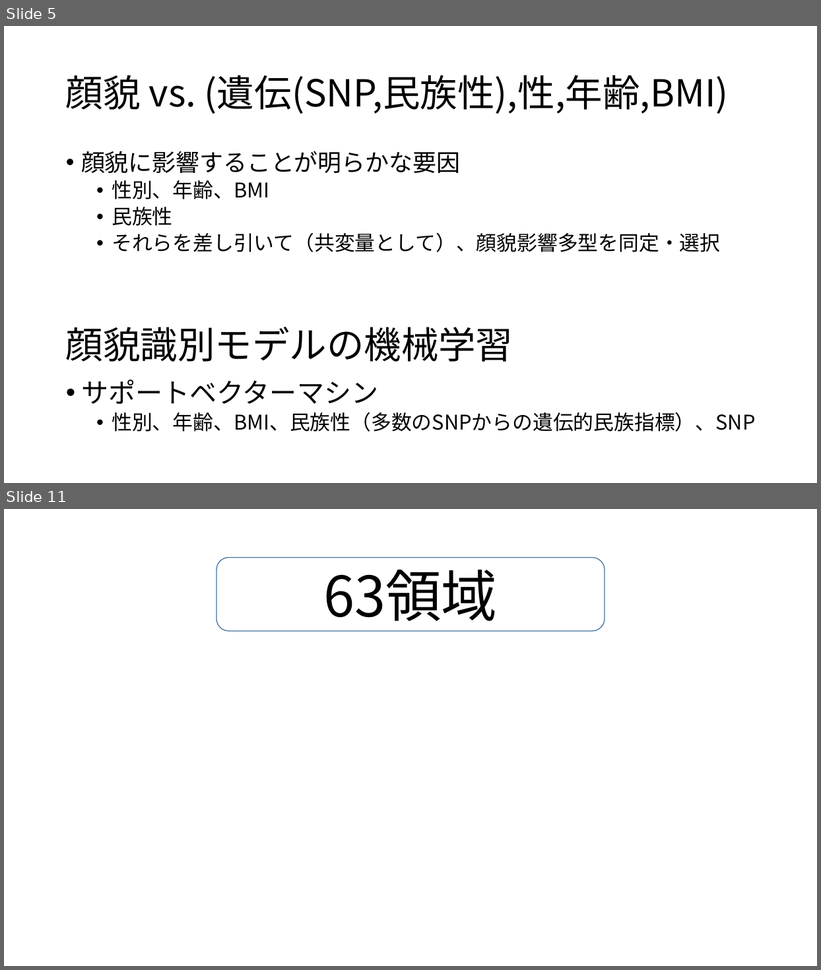
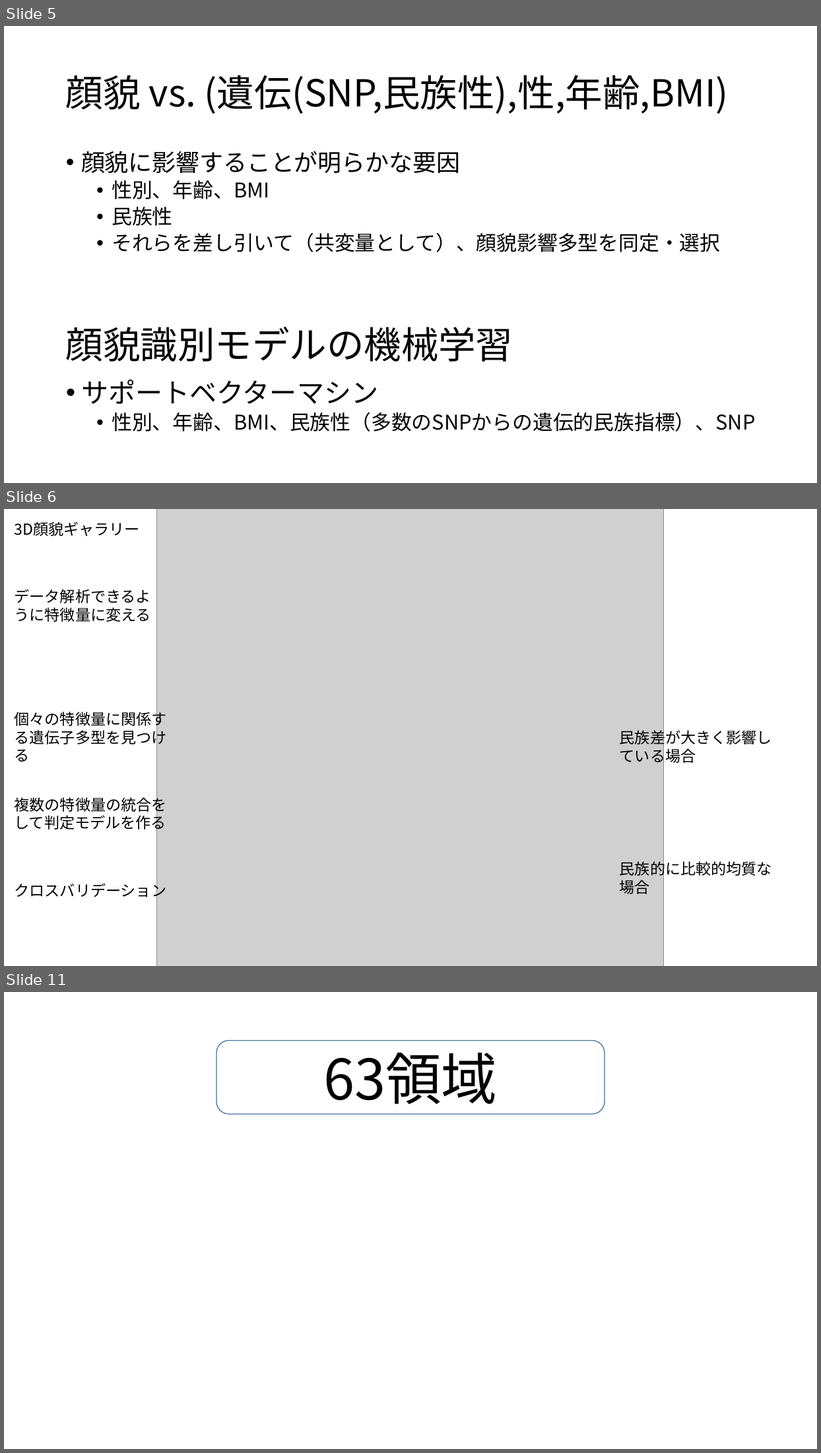
Before and after one commit to ryamada22/atom, a slide deck: Lectures2019/FacialDNA.pptx. Shown one above the other, each under a label of ours: slides 5 and 11 before the commit, slides 5, 6 and 11 after it; the slides between them are not shown. The pictures are 821x970 and 821x1453 pixels, drawn with LibreOffice and Linux fonts; fonts in the diff are those of the drawing; grey boxes stand for pictures; background and template pictures are left out. Boxes give left, top, right and bottom in pixels: in the first picture for what was removed or moved away, otherwise in the second. Text is boxed around its words. In the diff, an @@ line names an element or a change of style, - is before the commit and + after.

```diff
--- a/Lectures2019/FacialDNA.pptx
+++ b/Lectures2019/FacialDNA.pptx
@@ slide 6 added at box(4, 509, 817, 966), background #FFFFFF @@
@@ text added at box(15, 522, 140, 536), 18 pt, text #000000 @@
+3D顔貌ギャラリー
@@ picture added at box(157, 509, 664, 966) @@
@@ text added at box(15, 589, 151, 622), 18 pt, text #000000 @@
+データ解析できるように特徴量に変える
@@ text added at box(15, 710, 167, 762), 18 pt, text #000000 @@
+個々の特徴量に関係する遺伝子多型を見つける
@@ text added at box(620, 728, 772, 765), 18 pt, text #000000 @@
+民族差が大きく影響している場合
@@ text added at box(15, 795, 167, 832), 18 pt, text #000000 @@
+複数の特徴量の統合をして判定モデルを作る
@@ text added at box(620, 859, 772, 894), 18 pt, text #000000 @@
+民族的に比較的均質な場合
@@ text added at box(15, 881, 167, 900), 18 pt, text #000000 @@
+クロスバリデーション
```
Also in this commit, not shown: 2 slides changed, 2 other slides added, 3 slides removed.
